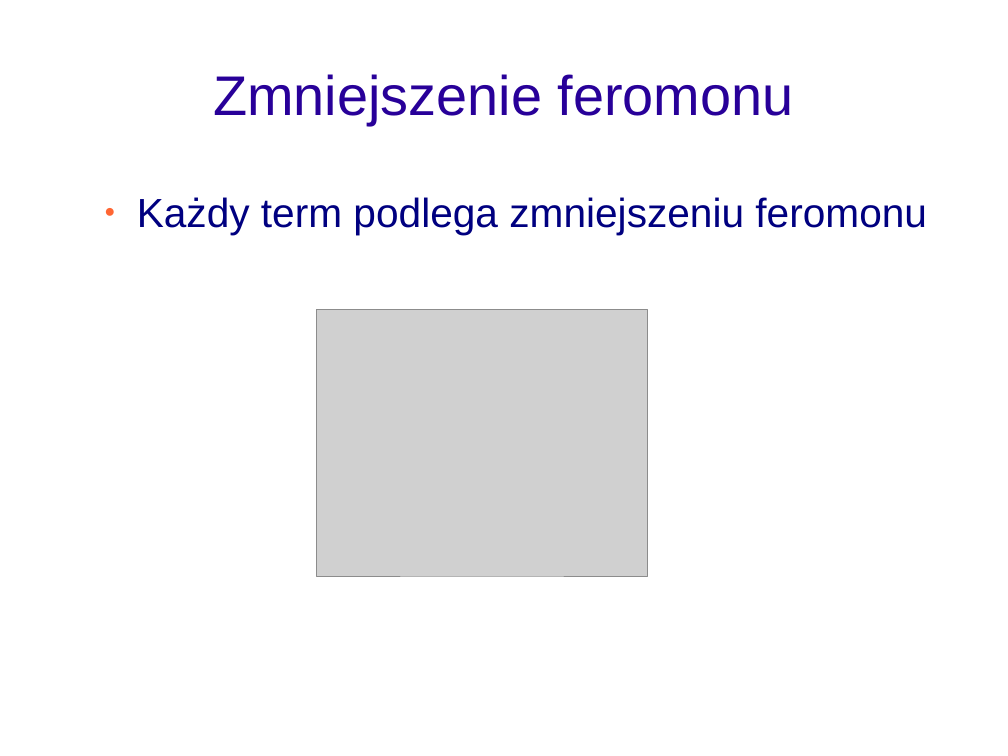
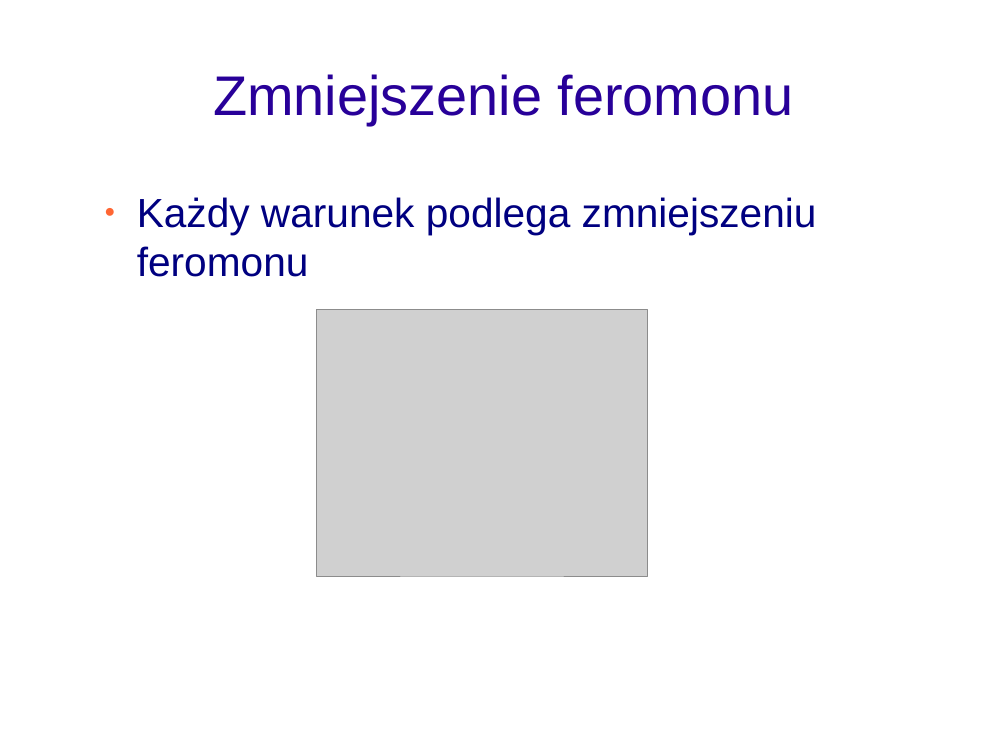
Before and after one commit to adriansidor/antminer, a slide deck: slide 18 of prezentacja_pracy_magisterskiej.odp (slide 17 before the commit). Drawn at 1008x756 pixels with LibreOffice and Linux fonts; fonts in the diff are those of the drawing; grey boxes stand for pictures; background and template pictures are left out. Boxes give left, top, right and bottom in pixels: in the first picture for what was removed or moved away, otherwise in the second. Text is boxed around its words. In the diff, an @@ line names an element or a change of style, - is before the commit and + after.

```diff
--- a/prezentacja_pracy_magisterskiej.odp
+++ b/prezentacja_pracy_magisterskiej.odp
@@ text at (x1=137, y1=197, x2=817, y2=277): text changed @@
-● Każdy term podlega zmniejszeniu feromonu
+● Każdy warunek podlega zmniejszeniu feromonu
```
Also in this commit, not shown: 16 other slides changed, 5 slides added, 7 slides removed, 1 other file.
